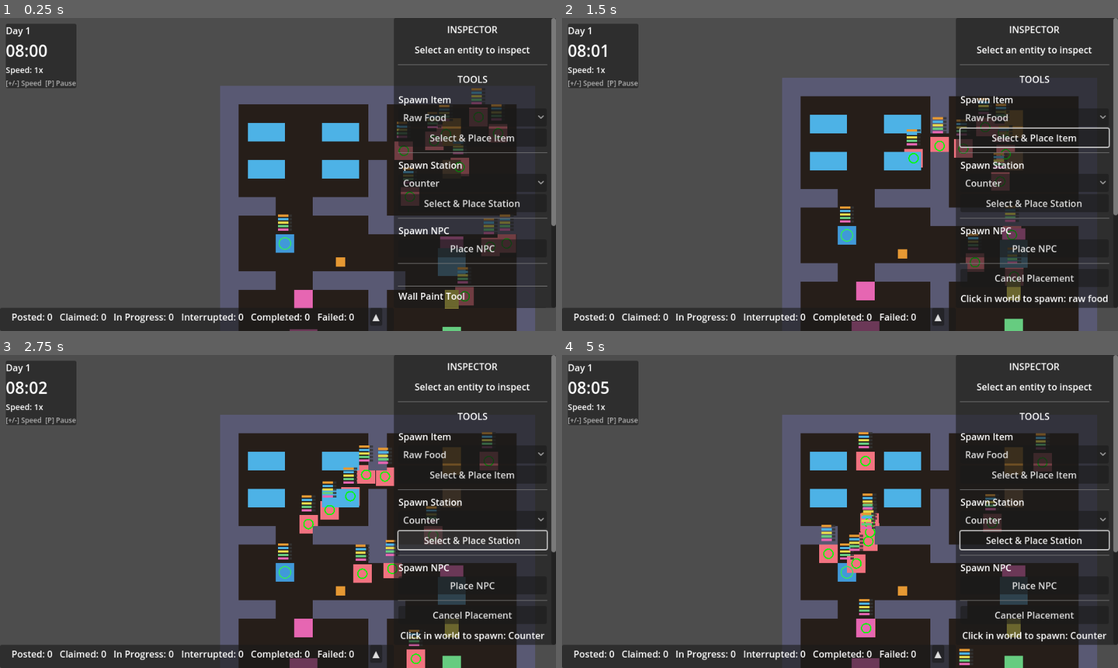
Above: before the commit, frames 1-4 (two rows, left to right).
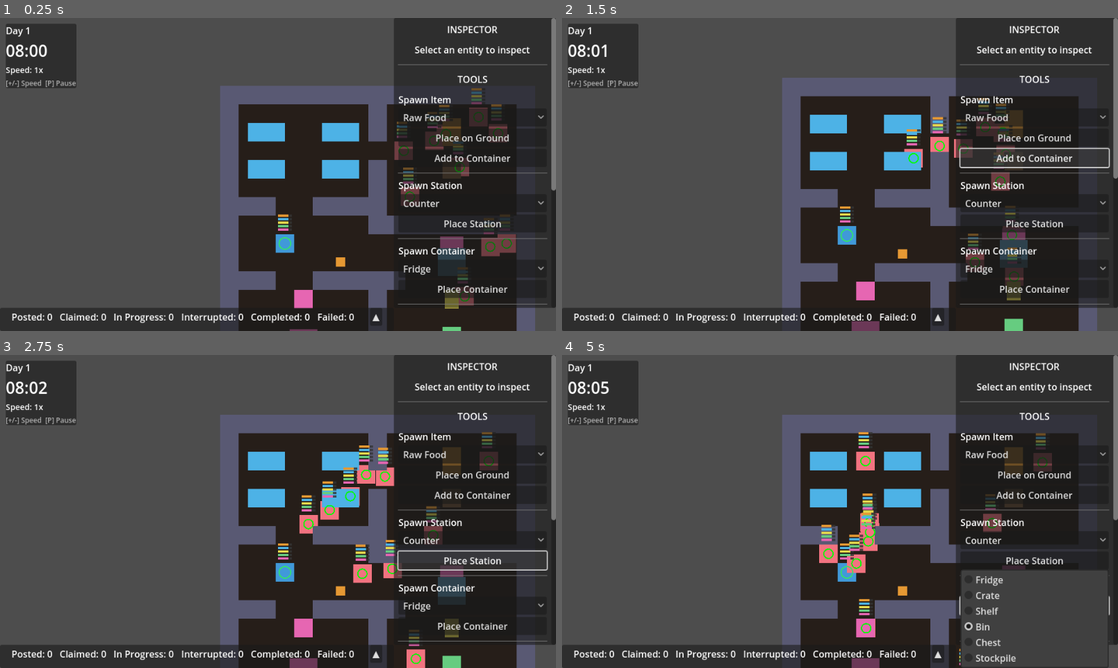
Above: after the commit, the same moments.

Repository: NikkiKoole/simgodot
Game: Godot game, scene res://scenes/main.tscn
Two runs of this game, one before a commit and one after it. Both use one fixed random seed, a clock stepped at 60 frames per second and the inputs below.
Inputs (mouse positions are in pixels of both pictures, inside the frame that each line leads up to):
- Up to frame 1 (0.25 s): no input
- Up to frame 2 (1.5 s): click "Select & Place Item" (after the commit: "Place on Ground") at 0.5 s; click (1034, 158) at 1.25 s, where only the run after the commit has a clickable "Add to Container"
- Up to frame 3 (2.75 s): click "Select & Place Station" (after the commit: "Place Station") at 2 s
- Up to frame 4 (5 s): click (1034, 605) at 2.75 s, where only the run after the commit has a clickable "Fridge"; click (1034, 627) at 3.5 s, where only the run after the commit has a clickable "Place Container"; click (1034, 605) at 4.25 s, where only the run after the commit has a clickable "Bin"

The runs differ from the first frame. In frame 1, 3.7% of the frame differs, in the area x 71-100%, y 37-93%; in frame 2, 4.2%; in frame 3, 3.9%; in frame 4, 9.0%, in the area x 71-100%, y 37-100%.

Commit message:
feat: Add container spawning and item-into-container functionality
- Add spawn_container() to DebugCommands with 6 container types (fridge, crate, shelf, bin, chest, stockpile)
- Add container type colors and default allowed tags (fridge allows food items)
- Add Container spawn section to SpawnTools UI
- Add 'Add to Container' button to spawn items directly into containers
- Notify NPCs when containers are spawned so they can use them for jobs

Diff:
--- a/scenes/spawn_tools.tscn
+++ b/scenes/spawn_tools.tscn
@@ -19,7 +19,11 @@
 
 [node name="SpawnItemButton" type="Button" parent="ItemSpawnSection"]
 layout_mode = 2
-text = "Select & Place Item"
+text = "Place on Ground"
+
+[node name="SpawnItemIntoContainerButton" type="Button" parent="ItemSpawnSection"]
+layout_mode = 2
+text = "Add to Container"
 
 [node name="HSeparator" type="HSeparator" parent="."]
 layout_mode = 2
@@ -37,9 +41,27 @@
 
 [node name="SpawnStationButton" type="Button" parent="StationSpawnSection"]
 layout_mode = 2
-text = "Select & Place Station"
+text = "Place Station"
 
 [node name="HSeparator2" type="HSeparator" parent="."]
+layout_mode = 2
+
+[node name="ContainerSpawnSection" type="VBoxContainer" parent="."]
+layout_mode = 2
+theme_override_constants/separation = 4
+
+[node name="ContainerLabel" type="Label" parent="ContainerSpawnSection"]
+layout_mode = 2
+text = "Spawn Container"
+
+[node name="ContainerDropdown" type="OptionButton" parent="ContainerSpawnSection"]
+layout_mode = 2
+
+[node name="SpawnContainerButton" type="Button" parent="ContainerSpawnSection"]
+layout_mode = 2
+text = "Place Container"
+
+[node name="HSeparator3" type="HSeparator" parent="."]
 layout_mode = 2
 
 [node name="NPCSpawnSection" type="VBoxContainer" parent="."]
@@ -54,7 +76,7 @@
 layout_mode = 2
 text = "Place NPC"
 
-[node name="HSeparator3" type="HSeparator" parent="."]
+[node name="HSeparator4" type="HSeparator" parent="."]
 layout_mode = 2
 
 [node name="CancelButton" type="Button" parent="."]
--- a/scripts/debug_commands.gd
+++ b/scripts/debug_commands.gd
@@ -13,10 +13,12 @@
 signal npc_spawned(npc: Node)
 signal motive_changed(npc: Node, motive_name: String, old_value: float, new_value: float)
 signal wall_changed(grid_position: Vector2i, is_wall: bool)
+signal container_spawned(container: ItemContainer)
 
 # Scenes for spawning entities
 const ItemEntityScene = preload("res://scenes/objects/item_entity.tscn")
 const StationScene = preload("res://scenes/objects/station.tscn")
+const ContainerScene = preload("res://scenes/objects/container.tscn")
 const NPCScene = preload("res://scenes/npc.tscn")
 
 # Grid size for snapping station positions (in pixels)
@@ -30,6 +32,9 @@
 
 # Track runtime-spawned NPCs for cleanup
 var runtime_npcs: Array[Node] = []
+
+# Track runtime-spawned containers for cleanup
+var runtime_containers: Array[ItemContainer] = []
 
 # Track runtime-spawned walls for cleanup (grid_position -> wall_node)
 var runtime_walls: Dictionary = {}
@@ -514,6 +519,146 @@
 		round(position.x / grid_size) * grid_size,
 		round(position.y / grid_size) * grid_size
 	)
+
+
+# ============================================================================
+# CONTAINER SPAWNING
+# ============================================================================
+
+## Valid container types for spawning
+const VALID_CONTAINER_TYPES: Array[String] = [
+	"fridge", "crate", "shelf", "bin", "chest", "stockpile"
+]
+
+## Container colors for visual differentiation
+const CONTAINER_COLORS: Dictionary = {
+	"fridge": Color(0.7, 0.85, 0.9, 1.0),    # Light blue (cold)
+	"crate": Color(0.6, 0.45, 0.3, 1.0),     # Brown (wood)
+	"shelf": Color(0.5, 0.4, 0.35, 1.0),     # Dark brown
+	"bin": Color(0.4, 0.45, 0.4, 1.0),       # Gray-green
+	"chest": Color(0.55, 0.4, 0.25, 1.0),    # Brown-orange
+	"stockpile": Color(0.5, 0.5, 0.45, 1.0)  # Gray
+}
+
+## Default allowed tags for each container type
+const CONTAINER_ALLOWED_TAGS: Dictionary = {
+	"fridge": ["raw_food", "prepped_food", "cooked_meal"],
+	"crate": [],       # Allow all
+	"shelf": [],       # Allow all
+	"bin": [],         # Allow all
+	"chest": [],       # Allow all
+	"stockpile": []    # Allow all
+}
+
+
+## Get valid container types for UI dropdowns
+func get_valid_container_types() -> Array[String]:
+	return VALID_CONTAINER_TYPES.duplicate()
+
+
+## Spawn a container at a position
+## type: Container type from VALID_CONTAINER_TYPES
+## position: World position (will be snapped to grid)
+## allowed_tags: Optional array of allowed item tags (empty = allow all)
+## Returns the spawned ItemContainer or null on failure
+func spawn_container(type: String, position: Vector2, allowed_tags: Array = []) -> ItemContainer:
+	# Validate container type
+	if type not in VALID_CONTAINER_TYPES:
+		push_error("DebugCommands.spawn_container: Invalid container type '" + type + "'. Valid types: " + str(VALID_CONTAINER_TYPES))
+		return null
+
+	# Create the container instance
+	var container: ItemContainer = ContainerScene.instantiate()
+
+	# Set container properties
+	container.container_name = type.capitalize() + " (Debug)"
+
+	# Apply allowed tags - use defaults for type if not specified
+	if allowed_tags.is_empty() and CONTAINER_ALLOWED_TAGS.has(type):
+		var default_tags: Array = CONTAINER_ALLOWED_TAGS[type]
+		for tag in default_tags:
+			container.allowed_tags.append(tag)
+	else:
+		for tag in allowed_tags:
+			container.allowed_tags.append(tag)
+
+	# Snap position to grid
+	var snapped_position: Vector2 = snap_to_grid(position)
+
+	# Add to scene tree
+	var level: Node = _get_level_node()
+	if level == null:
+		push_error("DebugCommands.spawn_container: Could not find Level node")
+		container.queue_free()
+		return null
+
+	level.add_child(container)
+	container.global_position = snapped_position
+
+	# Apply color to the sprite
+	_apply_container_color(container, type)
+
+	# Track as runtime-spawned container
+	runtime_containers.append(container)
+
+	# Update all NPCs to know about this new container
+	_notify_npcs_of_new_container(container)
+
+	# Emit signal
+	container_spawned.emit(container)
+
+	return container
+
+
+## Remove a runtime-spawned container
+## Returns true if container was removed, false if it wasn't a runtime container
+func remove_container(container: ItemContainer) -> bool:
+	if container == null:
+		push_error("DebugCommands.remove_container: container is null")
+		return false
+
+	if not is_instance_valid(container):
+		push_error("DebugCommands.remove_container: container is not a valid instance")
+		return false
+
+	# Check if this is a runtime-spawned container
+	var index: int = runtime_containers.find(container)
+	if index == -1:
+		push_error("DebugCommands.remove_container: container was not spawned via DebugCommands")
+		return false
+
+	# Remove from tracking array
+	runtime_containers.remove_at(index)
+
+	# Clear selection if this container was selected
+	if selected_entity == container:
+		deselect_entity()
+
+	# Free the container
+	container.queue_free()
+
+	return true
+
+
+## Get all runtime-spawned containers
+func get_runtime_containers() -> Array[ItemContainer]:
+	return runtime_containers.duplicate()
+
+
+## Clear all runtime-spawned containers
+func clear_runtime_containers() -> void:
+	var containers_to_remove := runtime_containers.duplicate()
+	for container in containers_to_remove:
+		if is_instance_valid(container):
+			remove_container(container)
+	runtime_containers.clear()
+
+
+## Apply the appropriate color to a container's sprite based on its type
+func _apply_container_color(container: ItemContainer, type: String) -> void:
+	var sprite: ColorRect = container.get_node_or_null("Sprite2D")
+	if sprite != null and CONTAINER_COLORS.has(type):
+		sprite.color = CONTAINER_COLORS[type]
 
 
 ## Apply the appropriate color to a station's sprite based on its type
--- a/scripts/spawn_tools.gd
+++ b/scripts/spawn_tools.gd
@@ -4,12 +4,14 @@
 ## All spawns go through the DebugCommands API.
 
 # Spawn mode enum
-enum SpawnMode { NONE, ITEM, STATION, NPC }
+enum SpawnMode { NONE, ITEM, STATION, NPC, CONTAINER, ITEM_INTO_CONTAINER }
 
 # Current spawn mode and selection
 var current_mode: SpawnMode = SpawnMode.NONE
 var selected_item_tag: String = ""
 var selected_station_type: String = ""
+var selected_container_type: String = ""
+var target_container: ItemContainer = null  # For spawning items into containers
 
 # Preview node for showing what will be spawned
 var preview_node: Node2D = null
@@ -27,8 +29,11 @@
 # UI elements
 @onready var item_dropdown: OptionButton = $ItemSpawnSection/ItemDropdown
 @onready var item_spawn_btn: Button = $ItemSpawnSection/SpawnItemButton
+@onready var item_into_container_btn: Button = $ItemSpawnSection/SpawnItemIntoContainerButton
 @onready var station_dropdown: OptionButton = $StationSpawnSection/StationDropdown
 @onready var station_spawn_btn: Button = $StationSpawnSection/SpawnStationButton
+@onready var container_dropdown: OptionButton = $ContainerSpawnSection/ContainerDropdown
+@onready var container_spawn_btn: Button = $ContainerSpawnSection/SpawnContainerButton
 @onready var npc_spawn_btn: Button = $NPCSpawnSection/SpawnNPCButton
 @onready var cancel_btn: Button = $CancelButton
 @onready var status_label: Label = $StatusLabel
@@ -38,21 +43,23 @@
 	# Find the DebugUI parent
 	debug_ui = _find_debug_ui()
 
-	# Populate item dropdown
+	# Populate dropdowns
 	_populate_item_dropdown()
-
-	# Populate station dropdown
 	_populate_station_dropdown()
+	_populate_container_dropdown()
 
 	# Connect button signals
 	item_spawn_btn.pressed.connect(_on_spawn_item_pressed)
+	item_into_container_btn.pressed.connect(_on_spawn_item_into_container_pressed)
 	station_spawn_btn.pressed.connect(_on_spawn_station_pressed)
+	container_spawn_btn.pressed.connect(_on_spawn_container_pressed)
 	npc_spawn_btn.pressed.connect(_on_spawn_npc_pressed)
 	cancel_btn.pressed.connect(_on_cancel_pressed)
 
 	# Connect dropdown signals
 	item_dropdown.item_selected.connect(_on_item_selected)
 	station_dropdown.item_selected.connect(_on_station_selected)
+	container_dropdown.item_selected.connect(_on_container_selected)
 
 	# Initially hide cancel button and status
 	cancel_btn.visible = false
@@ -65,6 +72,9 @@
 	if station_dropdown.item_count > 0:
 		station_dropdown.select(0)
 		_on_station_selected(0)
+	if container_dropdown.item_count > 0:
+		container_dropdown.select(0)
+		_on_container_selected(0)
 
 
 func _find_debug_ui() -> CanvasLayer:
@@ -91,6 +101,14 @@
 		station_dropdown.add_item(display_name)
 
 
+func _populate_container_dropdown() -> void:
+	container_dropdown.clear()
+	var container_types: Array[String] = DebugCommands.get_valid_container_types()
+	for container_type in container_types:
+		var display_name: String = container_type.capitalize()
+		container_dropdown.add_item(display_name)
+
+
 func _on_item_selected(index: int) -> void:
 	if index >= 0 and index < ITEM_TAGS.size():
 		selected_item_tag = ITEM_TAGS[index]
@@ -102,6 +120,12 @@
 		selected_station_type = station_types[index]
 
 
+func _on_container_selected(index: int) -> void:
+	var container_types: Array[String] = DebugCommands.get_valid_container_types()
+	if index >= 0 and index < container_types.size():
+		selected_container_type = container_types[index]
+
+
 func _on_spawn_item_pressed() -> void:
 	if selected_item_tag.is_empty():
 		status_label.text = "Select an item first"
@@ -113,6 +137,17 @@
 	_create_preview()
 
 
+func _on_spawn_item_into_container_pressed() -> void:
+	if selected_item_tag.is_empty():
+		status_label.text = "Select an item first"
+		return
+
+	current_mode = SpawnMode.ITEM_INTO_CONTAINER
+	cancel_btn.visible = true
+	status_label.text = "Click a container to add: " + selected_item_tag.replace("_", " ")
+	# No preview for this mode - we're clicking on existing containers
+
+
 func _on_spawn_station_pressed() -> void:
 	if selected_station_type.is_empty():
 		status_label.text = "Select a station type first"
@@ -121,6 +156,17 @@
 	current_mode = SpawnMode.STATION
 	cancel_btn.visible = true
 	status_label.text = "Click in world to spawn: " + selected_station_type.capitalize()
+	_create_preview()
+
+
+func _on_spawn_container_pressed() -> void:
+	if selected_container_type.is_empty():
+		status_label.text = "Select a container type first"
+		return
+
+	current_mode = SpawnMode.CONTAINER
+	cancel_btn.visible = true
+	status_label.text = "Click in world to spawn: " + selected_container_type.capitalize()
 	_create_preview()
 
 
@@ -157,9 +203,14 @@
 			if _is_click_over_ui(event.position):
 				return
 
-			# Handle the spawn
 			var world_pos: Vector2 = _screen_to_world(event.position)
-			_do_spawn(world_pos)
+
+			# Special handling for item-into-container mode
+			if current_mode == SpawnMode.ITEM_INTO_CONTAINER:
+				_handle_container_click(world_pos)
+			else:
+				# Handle the spawn
+				_do_spawn(world_pos)
 
 			# Accept the event to prevent other handlers
 			get_viewport().set_input_as_handled()
@@ -213,6 +264,13 @@
 			else:
 				status_label.text = "Failed to spawn station"
 
+		SpawnMode.CONTAINER:
+			var container: ItemContainer = DebugCommands.spawn_container(selected_container_type, world_position)
+			if container != null:
+				status_label.text = "Spawned: " + selected_container_type.capitalize()
+			else:
+				status_label.text = "Failed to spawn container"
+
 		SpawnMode.NPC:
 			var npc: Node = DebugCommands.spawn_npc(world_position)
 			if npc != null:
@@ -224,6 +282,75 @@
 	current_mode = SpawnMode.NONE
 	cancel_btn.visible = false
 	_remove_preview()
+
+
+## Handle click when in ITEM_INTO_CONTAINER mode - find container at click position
+func _handle_container_click(world_position: Vector2) -> void:
+	# Find container at this position
+	var container: ItemContainer = _find_container_at_position(world_position)
+
+	if container == null:
+		status_label.text = "No container found - click on a container"
+		return
+
+	# Check if container allows this item tag
+	if not container.is_tag_allowed(selected_item_tag):
+		status_label.text = "Container doesn't allow: " + selected_item_tag.replace("_", " ")
+		return
+
+	# Check if container has space
+	if not container.has_space():
+		status_label.text = "Container is full"
+		return
+
+	# Spawn the item into the container
+	var item: ItemEntity = DebugCommands.spawn_item(selected_item_tag, container)
+	if item != null:
+		status_label.text = "Added " + selected_item_tag.replace("_", " ") + " to " + container.container_name
+	else:
+		status_label.text = "Failed to add item to container"
+
+	# Exit spawn mode after spawning
+	current_mode = SpawnMode.NONE
+	cancel_btn.visible = false
+
+
+## Find a container at the given world position
+func _find_container_at_position(world_position: Vector2) -> ItemContainer:
+	var viewport: Viewport = get_viewport()
+	if viewport == null:
+		return null
+
+	var world: World2D = viewport.get_world_2d()
+	if world == null:
+		return null
+
+	var space_state: PhysicsDirectSpaceState2D = world.direct_space_state
+	if space_state == null:
+		return null
+
+	# Create a point query at the world position
+	var query := PhysicsPointQueryParameters2D.new()
+	query.position = world_position
+	query.collision_mask = 128  # Layer 8 for click areas
+	query.collide_with_areas = true
+	query.collide_with_bodies = true
+
+	# Query for all objects at this point
+	var results: Array[Dictionary] = space_state.intersect_point(query, 10)
+
+	for result in results:
+		var collider: Node = result.collider
+		# Check if collider is a ClickArea, get its parent
+		if collider is Area2D and collider.name == "ClickArea":
+			var parent: Node = collider.get_parent()
+			if parent is ItemContainer:
+				return parent
+		# Check if collider itself is a container
+		if collider is ItemContainer:
+			return collider
+
+	return null
 
 
 func _create_preview() -> void:
@@ -252,6 +379,15 @@
 				visual.color.a = 0.6  # Make semi-transparent
 			else:
 				visual.color = Color(0.3, 0.5, 0.6, 0.6)
+		SpawnMode.CONTAINER:
+			visual.size = Vector2(32, 32)
+			visual.position = Vector2(-16, -16)
+			# Use container color if available
+			if DebugCommands.CONTAINER_COLORS.has(selected_container_type):
+				visual.color = DebugCommands.CONTAINER_COLORS[selected_container_type]
+				visual.color.a = 0.6  # Make semi-transparent
+			else:
+				visual.color = Color(0.4, 0.3, 0.2, 0.6)  # Brown default
 		SpawnMode.NPC:
 			visual.size = Vector2(24, 24)
 			visual.position = Vector2(-12, -12)
@@ -289,8 +425,8 @@
 	preview_node.visible = true
 	var world_pos: Vector2 = _screen_to_world(mouse_screen_pos)
 
-	# Snap station preview to grid
-	if current_mode == SpawnMode.STATION:
+	# Snap station and container preview to grid
+	if current_mode == SpawnMode.STATION or current_mode == SpawnMode.CONTAINER:
 		world_pos = DebugCommands.snap_to_grid(world_pos)
 
 	preview_node.global_position = world_pos
